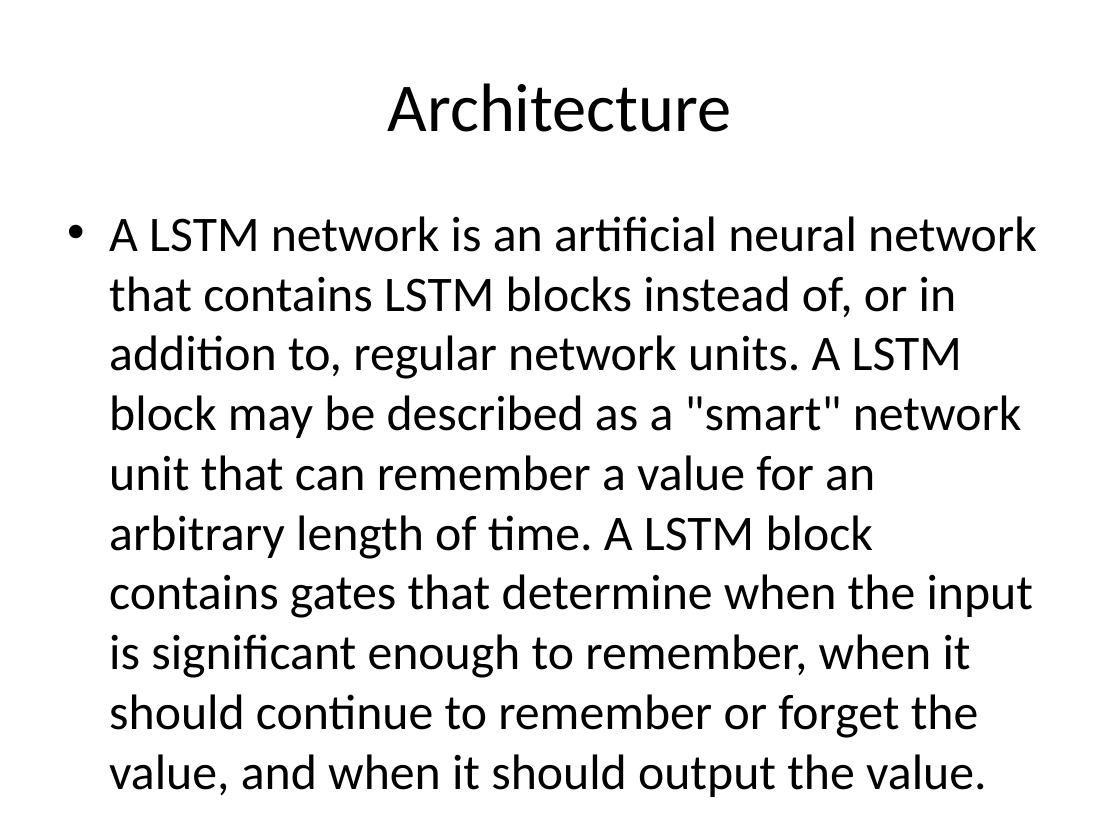
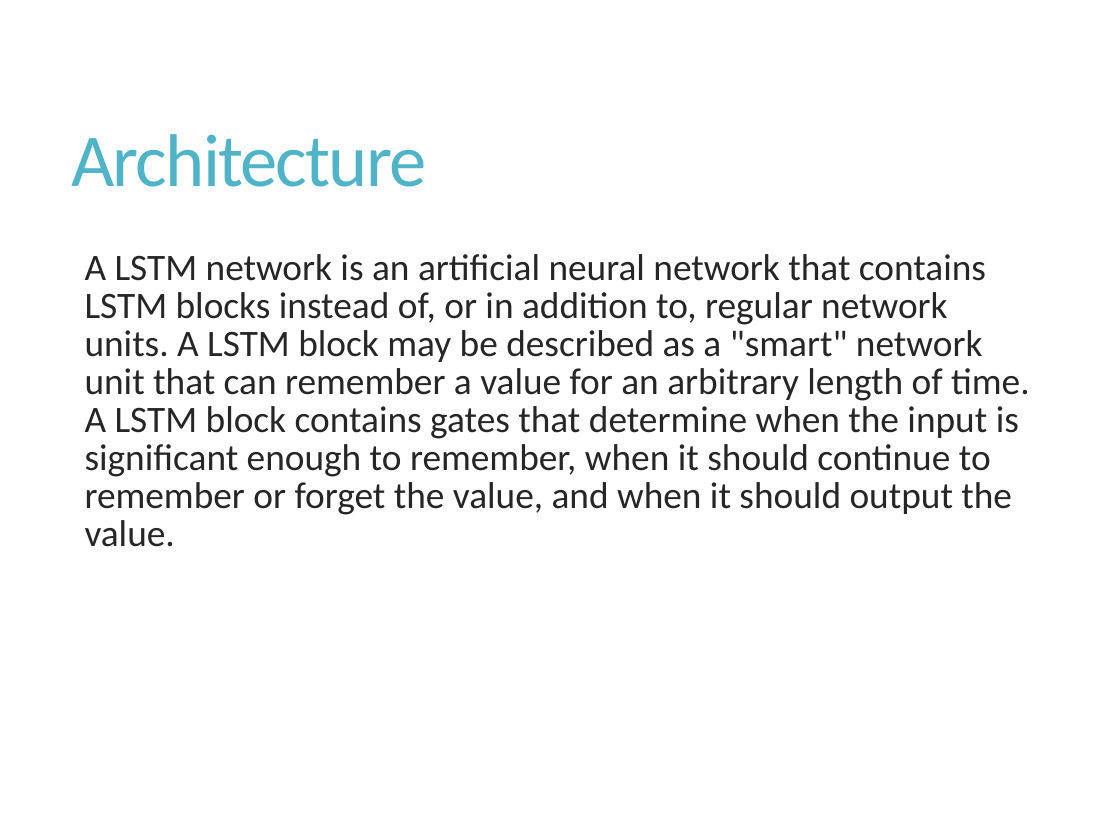
Before and after one commit to arassadin/image-compression-benchmarking, a slide deck: slide 6 of Image Compression with Neural Networks.pptx. Drawn at 1120x840 pixels with LibreOffice and Linux fonts; fonts in the diff are those of the drawing. Boxes give left, top, right and bottom in pixels: in the first picture for what was removed or moved away, otherwise in the second. Text is boxed around its words. In the diff, an @@ line names an element or a change of style, - is before the commit and + after.

Commit message:
Change design of presentation

```diff
--- a/Image Compression with Neural Networks.pptx
+++ b/Image Compression with Neural Networks.pptx
@@ title "Architecture": place and size @@
-title "Architecture" at (388,83,732,132)
+title "Architecture" at (72,134,427,187)
@@ title "Architecture" at (72,134,427,187): size 44 to 48 pt, text colour #000000 to #50B4C8, letter spacing 0 to -1.2 pt; alignment centre to left; line spacing 1 to 0.9 @@
@@ text "A LSTM network is an ...": place and size @@
-text "A LSTM network is an ..." at (109,216,1037,797)
+text "A LSTM network is an ..." at (85,254,1030,547)
@@ text "A LSTM network is an ..." at (85,254,1030,547): size 32 to 24 pt, text colour #000000 to #262626; bullet • to  ; line spacing 1 to 0.85; more space between paragraphs @@
```
Also in this commit, not shown: 13 other slides changed, 1 slide added, 1 slide removed.
